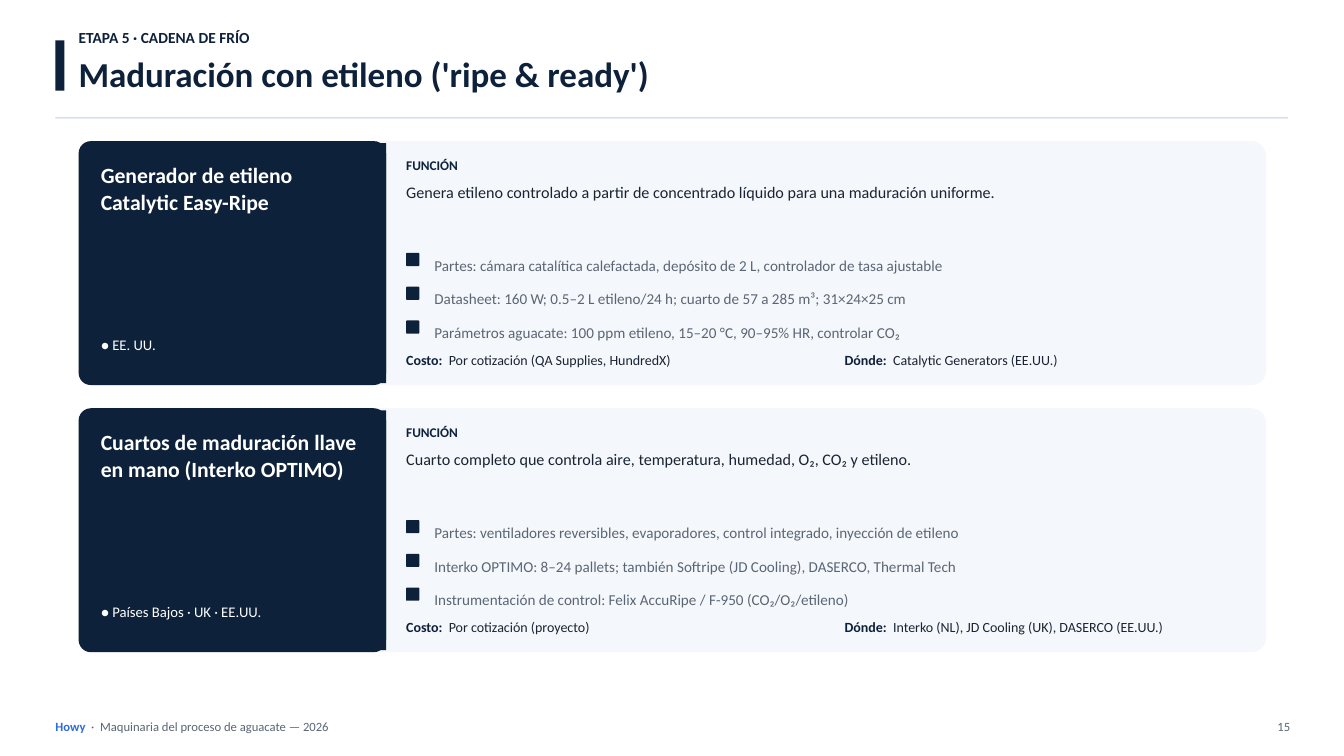
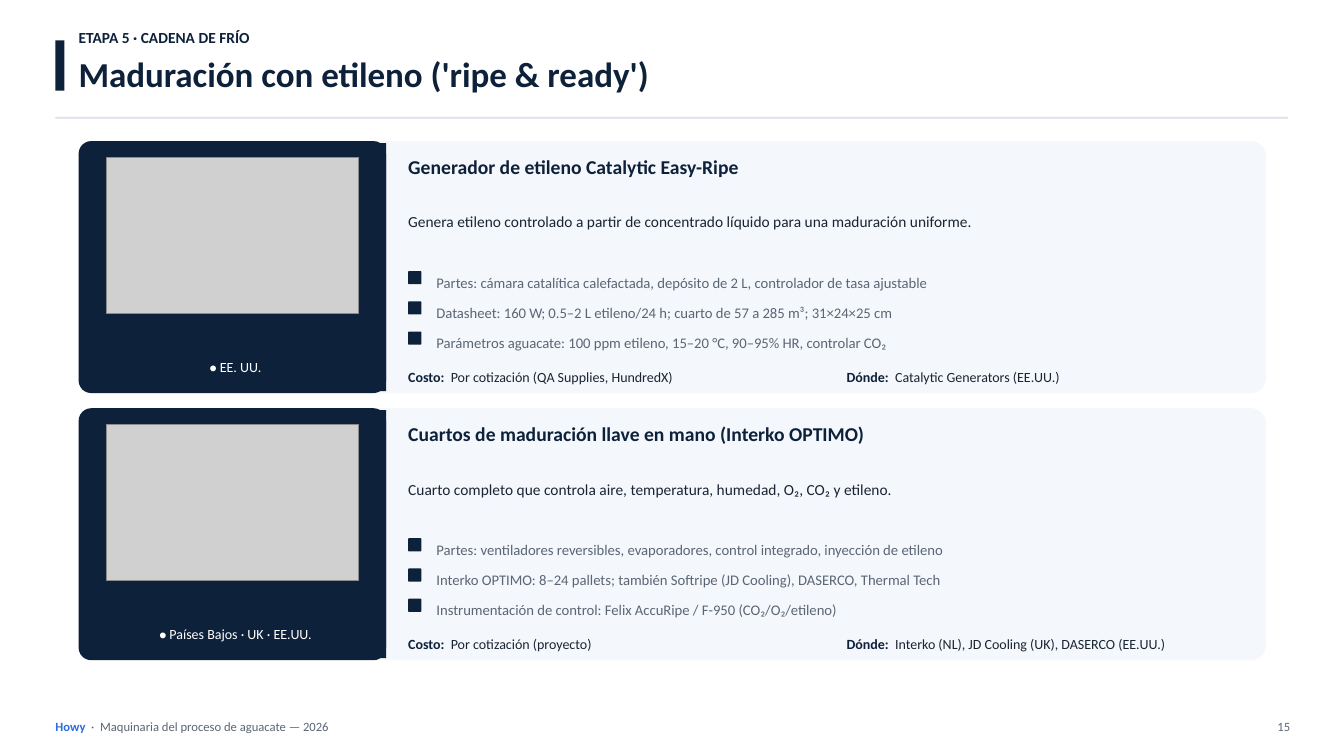
Before and after one commit to luisfedu/Work, a slide deck: slide 16 of presentaciones/Howy_Maquinaria_Aguacate_2026.pptx. Drawn at 1344x756 pixels with LibreOffice and Linux fonts; fonts in the diff are those of the drawing; grey boxes stand for pictures. Boxes give left, top, right and bottom in pixels: in the first picture for what was removed or moved away, otherwise in the second. Text is boxed around its words. In the diff, an @@ line names an element or a change of style, - is before the commit and + after.

```diff
--- a/presentaciones/Howy_Maquinaria_Aguacate_2026.pptx
+++ b/presentaciones/Howy_Maquinaria_Aguacate_2026.pptx
@@ rounded rectangle: place and size @@
-rounded rectangle at bbox=[79, 141, 1266, 385]
+rounded rectangle at bbox=[79, 141, 1266, 393]
@@ rounded rectangle: place and size @@
-rounded rectangle at bbox=[79, 141, 386, 385]
+rounded rectangle at bbox=[79, 141, 386, 393]
@@ rectangle: place and size @@
-rectangle at bbox=[372, 143, 386, 383]
+rectangle at bbox=[372, 143, 386, 391]
@@ picture added at bbox=[107, 157, 359, 314] @@
@@ text removed at bbox=[406, 159, 458, 170] @@
-FUNCIÓN
@@ text "Generador de etileno Catalytic Easy-Ripe": place and size @@
-text "Generador de etileno Catalytic Easy-Ripe" at bbox=[101, 167, 292, 214]
+text "Generador de etileno Catalytic Easy-Ripe" at bbox=[408, 160, 739, 177]
@@ text "Generador de etileno Catalytic Easy-Ripe" at bbox=[408, 160, 739, 177]: size 15.5 to 14 pt, text colour #FFFFFF to #0E213A; line spacing 1.02 to 1 @@
@@ text "Genera etileno controlado a partir ...": place and size @@
-text "Genera etileno controlado a partir ..." at bbox=[406, 186, 994, 201]
+text "Genera etileno controlado a partir ..." at bbox=[408, 216, 971, 230]
@@ text "Genera etileno controlado a partir ..." at bbox=[408, 216, 971, 230]: size 11.5 to 11 pt @@
@@ text "● EE. UU.": place and size @@
-text "● EE. UU." at bbox=[112, 340, 156, 350]
+text "● EE. UU." at bbox=[220, 363, 261, 372]
@@ text "● EE. UU." at bbox=[220, 363, 261, 372]: size 10 to 9 pt in "●"; size 10.5 to 10 pt in "EE. UU."; alignment left to centre @@
@@ text "Costo: Por cotización (QA Supplies, ...": place and size @@
-text "Costo: Por cotización (QA Supplies, ..." at bbox=[406, 355, 671, 368]
+text "Costo: Por cotización (QA Supplies, ..." at bbox=[408, 372, 673, 385]
@@ text "Dónde: Catalytic Generators (EE.UU.)": place and size @@
-text "Dónde: Catalytic Generators (EE.UU.)" at bbox=[845, 355, 1058, 368]
+text "Dónde: Catalytic Generators (EE.UU.)" at bbox=[847, 372, 1060, 385]
@@ rounded rectangle: place and size @@
-rounded rectangle at bbox=[79, 408, 1266, 652]
+rounded rectangle at bbox=[79, 408, 1266, 660]
@@ rounded rectangle: place and size @@
-rounded rectangle at bbox=[79, 408, 386, 652]
+rounded rectangle at bbox=[79, 408, 386, 660]
@@ rectangle: place and size @@
-rectangle at bbox=[372, 410, 386, 650]
+rectangle at bbox=[372, 410, 386, 658]
@@ picture added at bbox=[107, 424, 359, 581] @@
@@ text removed at bbox=[406, 426, 458, 437] @@
-FUNCIÓN
@@ text "Cuartos de maduración llave en ..." at bbox=[408, 426, 864, 444]: size 15.5 to 14 pt, text colour #FFFFFF to #0E213A; line spacing 1.02 to 1 @@
@@ text "Cuartos de maduración llave en ...": place and size @@
-text "Cuartos de maduración llave en ..." at bbox=[101, 434, 356, 480]
+text "Cuartos de maduración llave en ..." at bbox=[408, 426, 864, 444]
@@ text "Cuarto completo que controla aire, ..." at bbox=[408, 484, 892, 498]: size 11.5 to 11 pt @@
@@ text "Cuarto completo que controla aire, ...": place and size @@
-text "Cuarto completo que controla aire, ..." at bbox=[406, 453, 912, 468]
+text "Cuarto completo que controla aire, ..." at bbox=[408, 484, 892, 498]
@@ 2 texts, 2 rounded rectangles: place and size @@
-2 texts, 2 rounded rectangles at bbox=[406, 253, 959, 541]
+2 texts, 2 rounded rectangles at bbox=[408, 271, 943, 558]
@@ size 10.8 to 10.5 pt in 6 elements at bbox=[436, 604, 837, 618], bbox=[436, 338, 886, 351], bbox=[436, 574, 940, 588], bbox=[436, 307, 892, 320], bbox=[436, 278, 927, 291], bbox=[436, 545, 943, 558] @@
@@ 2 texts, 2 rounded rectangles: place and size @@
-2 texts, 2 rounded rectangles at bbox=[406, 287, 956, 575]
+2 texts, 2 rounded rectangles at bbox=[408, 301, 940, 588]
@@ 2 texts, 2 rounded rectangles: place and size @@
-2 texts, 2 rounded rectangles at bbox=[406, 321, 900, 608]
+2 texts, 2 rounded rectangles at bbox=[408, 332, 886, 618]
@@ text "● Países Bajos · UK ...": place and size @@
-text "● Países Bajos · UK ..." at bbox=[112, 607, 261, 620]
+text "● Países Bajos · UK ..." at bbox=[169, 629, 312, 642]
@@ text "● Países Bajos · UK ..." at bbox=[169, 629, 312, 642]: size 10 to 9 pt in "●"; size 10.5 to 10 pt; alignment left to centre @@
@@ text "Costo: Por cotización (proyecto)": place and size @@
-text "Costo: Por cotización (proyecto)" at bbox=[406, 622, 590, 635]
+text "Costo: Por cotización (proyecto)" at bbox=[408, 639, 592, 652]
@@ text "Dónde: Interko (NL), JD Cooling ...": place and size @@
-text "Dónde: Interko (NL), JD Cooling ..." at bbox=[845, 622, 1163, 635]
+text "Dónde: Interko (NL), JD Cooling ..." at bbox=[847, 639, 1165, 652]
```
Also in this commit, not shown: 11 other slides changed, 49 other files.
